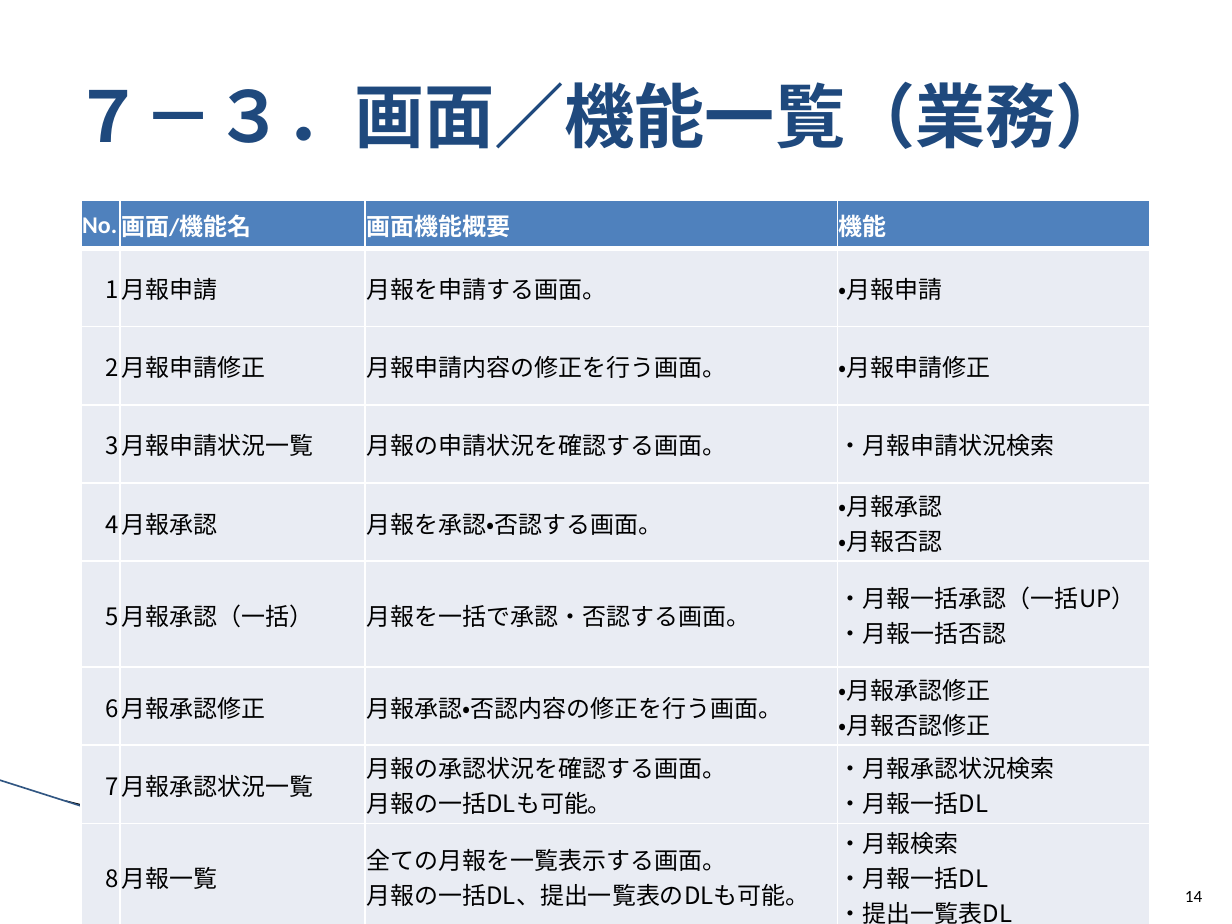
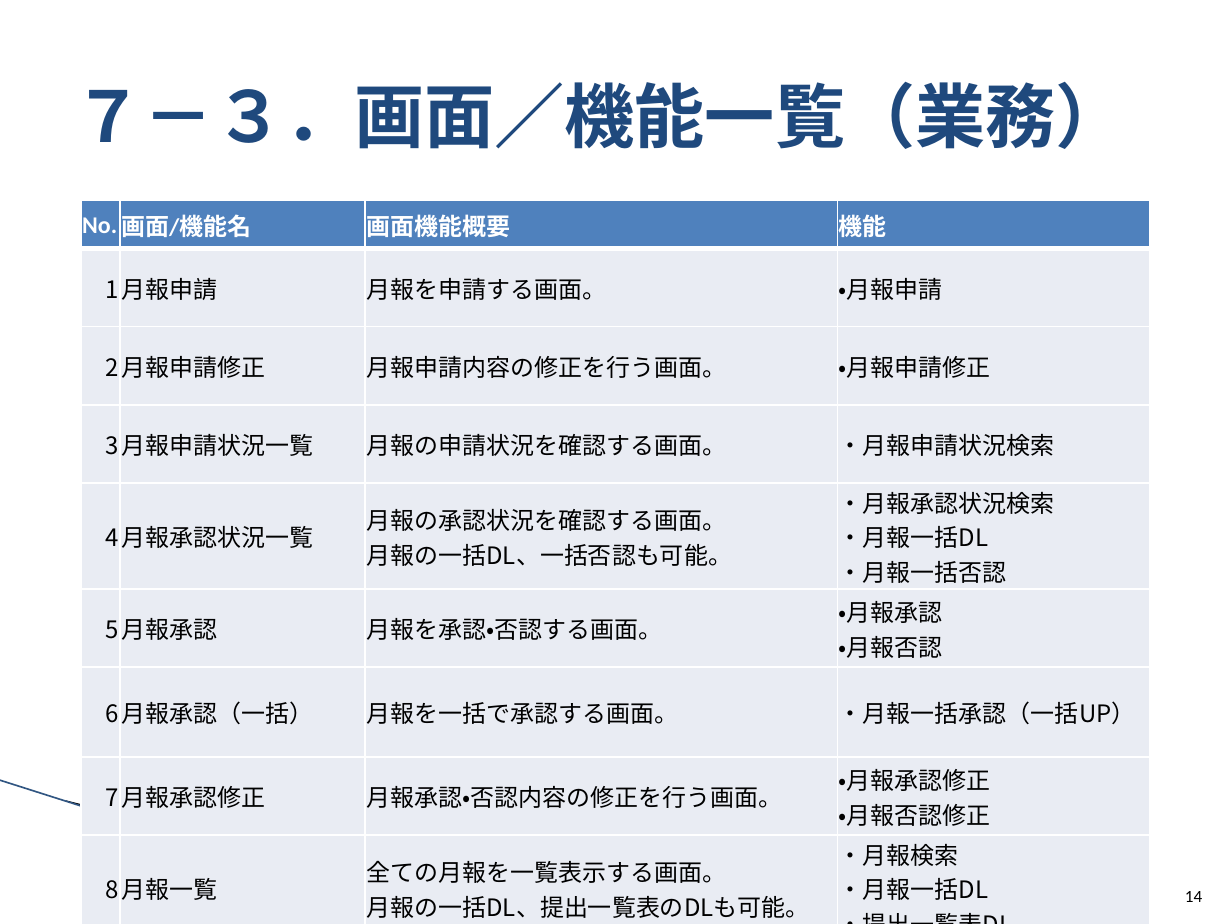
Before and after one commit to around7days/AppFreeMemo, a slide deck: slide 14 of 設計書/00_提案/1_月報管理システム 提案資料.pptx. Drawn at 1232x924 pixels with LibreOffice and Linux fonts; fonts in the diff are those of the drawing; background and template pictures are left out. Boxes give left, top, right and bottom in pixels: in the first picture for what was removed or moved away, otherwise in the second. Text is boxed around its words. In the diff, an @@ line names an element or a change of style, - is before the commit and + after.

```diff
--- a/設計書/00_提案/1_月報管理システム 提案資料.pptx
+++ b/設計書/00_提案/1_月報管理システム 提案資料.pptx
@@ table at [81,200,1151,922] @@
-row 5: 4 | 月報承認 | 月報を承認・否認する画面。 | ・月報承認 / ・月報否認
+row 5: 4 | 月報承認状況一覧 | 月報の承認状況を確認する画面。 / 月報の一括DL、一括否認も可能。 | ・月報承認状況検索 / ・月報一括DL / ・月報一括否認
-row 6: 5 | 月報承認（一括） | 月報を一括で承認・否認する画面。 | ・月報一括承認（一括UP） / ・月報一括否認
+row 6: 5 | 月報承認 | 月報を承認・否認する画面。 | ・月報承認 / ・月報否認
-row 7: 6 | 月報承認修正 | 月報承認・否認内容の修正を行う画面。 | ・月報承認修正 / ・月報否認修正
+row 7: 6 | 月報承認（一括） | 月報を一括で承認する画面。 | ・月報一括承認（一括UP）
-row 8: 7 | 月報承認状況一覧 | 月報の承認状況を確認する画面。 / 月報の一括DLも可能。 | ・月報承認状況検索 / ・月報一括DL
+row 8: 7 | 月報承認修正 | 月報承認・否認内容の修正を行う画面。 | ・月報承認修正 / ・月報否認修正
```
Also in this commit, not shown: 21 other files.
